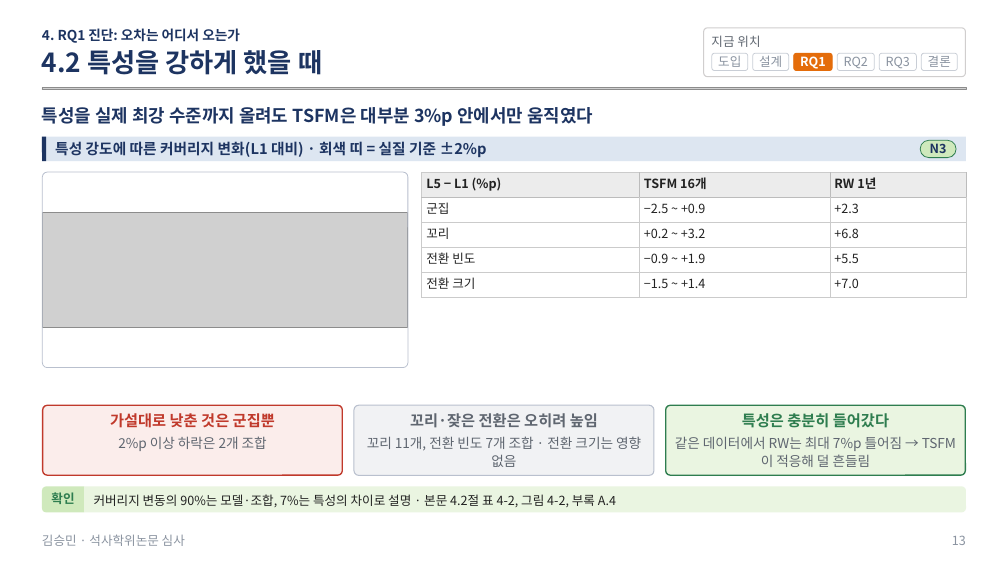
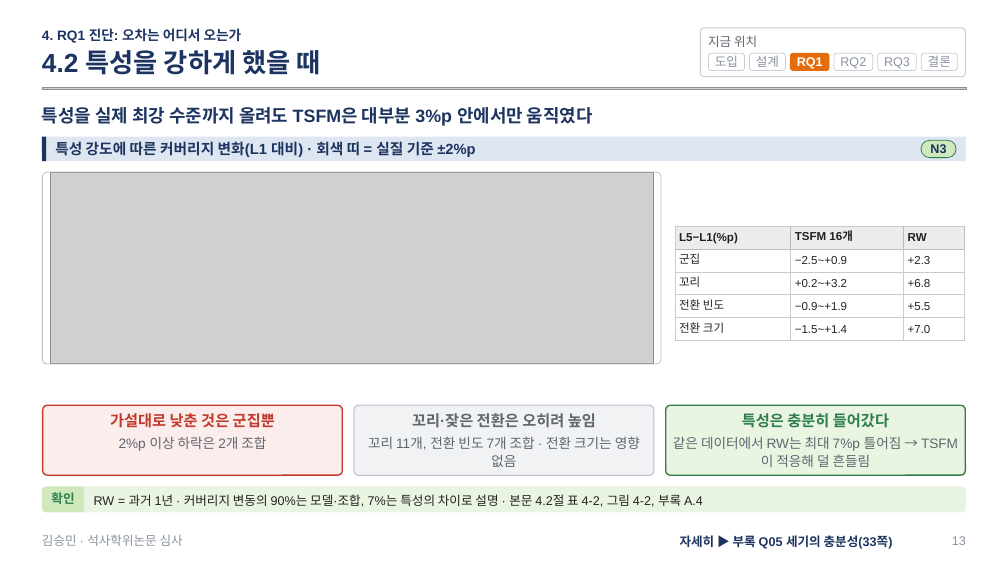
Before and after one commit to sapzzil/Master-thesis, a slide deck: slide 13 of 05_논문작성/석사학위논문 심사 발표.pptx. Drawn at 1008x567 pixels with LibreOffice and Linux fonts; fonts in the diff are those of the drawing; grey boxes stand for pictures. Boxes give left, top, right and bottom in pixels: in the first picture for what was removed or moved away, otherwise in the second. Text is boxed around its words. In the diff, an @@ line names an element or a change of style, - is before the commit and + after.

```diff
--- a/05_논문작성/석사학위논문 심사 발표.pptx
+++ b/05_논문작성/석사학위논문 심사 발표.pptx
@@ rounded rectangle: place and size @@
-rounded rectangle at (704,28,966,77)
+rounded rectangle at (700,28,966,77)
@@ rounded rectangle "도입": place and size @@
-rounded rectangle "도입" at (712,53,749,70)
+rounded rectangle "도입" at (709,53,745,70)
@@ rounded rectangle "설계": place and size @@
-rounded rectangle "설계" at (753,53,789,70)
+rounded rectangle "설계" at (749,53,786,70)
@@ freeform shape "N3" at (921,141,957,158): font Noto Sans CJK KR to Arial; outline redrawn @@
@@ rounded rectangle: place and size @@
-rounded rectangle at (42,172,409,368)
+rounded rectangle at (42,172,662,364)
@@ rounded rectangle: place and size @@
-rounded rectangle at (42,172,408,368)
+rounded rectangle at (42,172,661,364)
@@ picture: place and size @@
-picture at (43,212,408,328)
+picture at (50,172,653,364)
@@ table at (675,226,964,340) @@
-row 1, column 1: L5 − L1 (%p)
+row 1, column 1: L5−L1(%p)
-row 1, column 3: RW 1년
+row 1, column 3: RW
-row 2, column 2: −2.5 ~ +0.9
+row 2, column 2: −2.5~+0.9
-row 3, column 2: +0.2 ~ +3.2
+row 3, column 2: +0.2~+3.2
-row 4, column 2: −0.9 ~ +1.9
+row 4, column 2: −0.9~+1.9
-row 5, column 2: −1.5 ~ +1.4
+row 5, column 2: −1.5~+1.4
@@ size 12 to 11 pt, font Noto Sans CJK KR to Arial in "TSFM 16개", "군집", "+2.3", "꼬리" and 5 more places @@
@@ line spacing 14.4pt to 13.2pt @@
@@ table: place and size @@
-table at (422,172,966,297)
+table at (675,226,964,340)
@@ text in freeform shape at (94,494,703,507): text changed; font Noto Sans CJK KR to Arial @@
-커버리지 변동의 90%는 모델·조합, 7%는 특성의 차이로 설명 · 본문 4.2절 표 4-2, 그림 4-2, 부록 A.4
+RW = 과거 1년 · 커버리지 변동의 90%는 모델·조합, 7%는 특성의 차이로 설명 · 본문 4.2절 표 4-2, 그림 4-2, 부록 A.4
@@ font Noto Sans CJK KR to Arial in 15 elements at (42,107,593,126), (119,436,266,451), (412,413,596,428), (368,436,640,467), (673,436,902,467), (55,141,475,157), (791,53,830,70), (708,35,757,47), (709,53,745,70), (749,53,786,70), (878,53,917,70), (834,53,873,70), (42,28,242,43), (42,50,320,75), (42,534,183,546) @@
@@ text added at (680,535,893,549), 12 pt, text #1D3461, bold @@
+자세히 ▶ 부록 Q05 세기의 충분성(33쪽)
```
Also in this commit, not shown: 26 other slides changed, 16 slides added, 1 other file.
